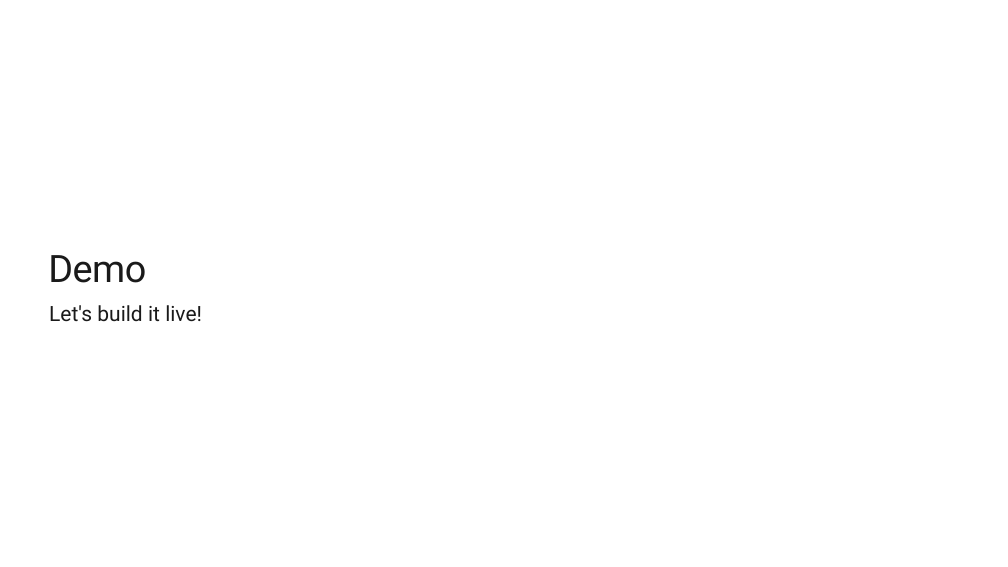
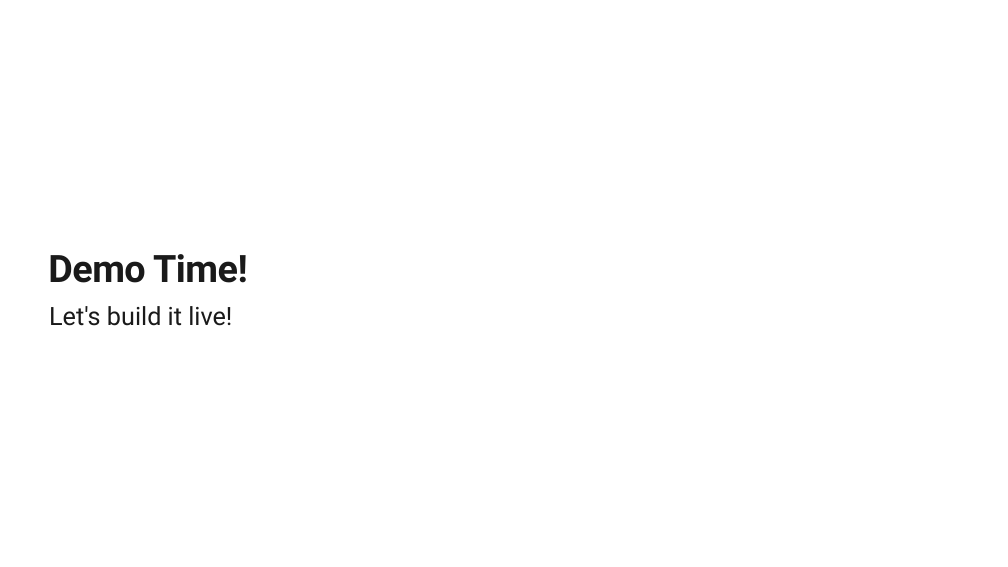
Before and after one commit to jainal09/azure-ai-vision-workshop, a slide deck: slide 9 of Azure_AI_Vision_Workshop.pptx. Drawn at 1008x567 pixels with LibreOffice and Linux fonts; fonts in the diff are those of the drawing; background and template pictures are left out. Boxes give left, top, right and bottom in pixels: in the first picture for what was removed or moved away, otherwise in the second. Text is boxed around its words. In the diff, an @@ line names an element or a change of style, - is before the commit and + after.

```diff
--- a/Azure_AI_Vision_Workshop.pptx
+++ b/Azure_AI_Vision_Workshop.pptx
@@ title at (x1=48, y1=254, x2=248, y2=283): text changed; bold on @@
-Demo
+Demo Time!
@@ text "Let's build it live!" at (x1=49, y1=306, x2=232, y2=326): size 20 to 24 pt @@
```
Also in this commit, not shown: 10 other slides changed, 2 other files.
